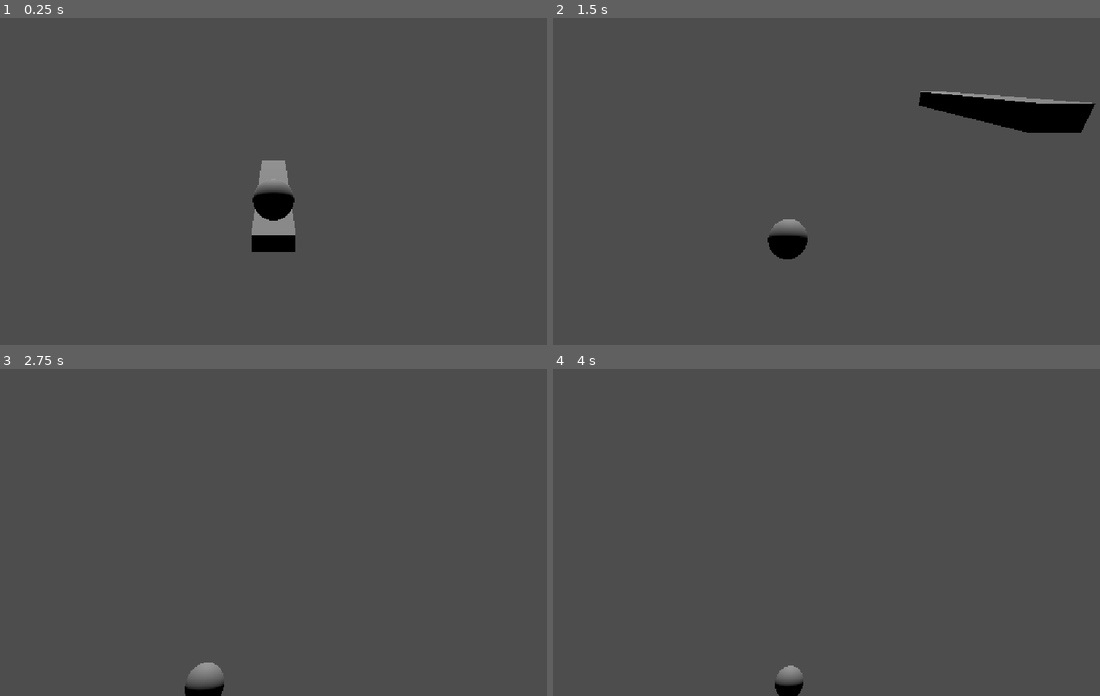
Above: before the commit, frames 1-4 (two rows, left to right).
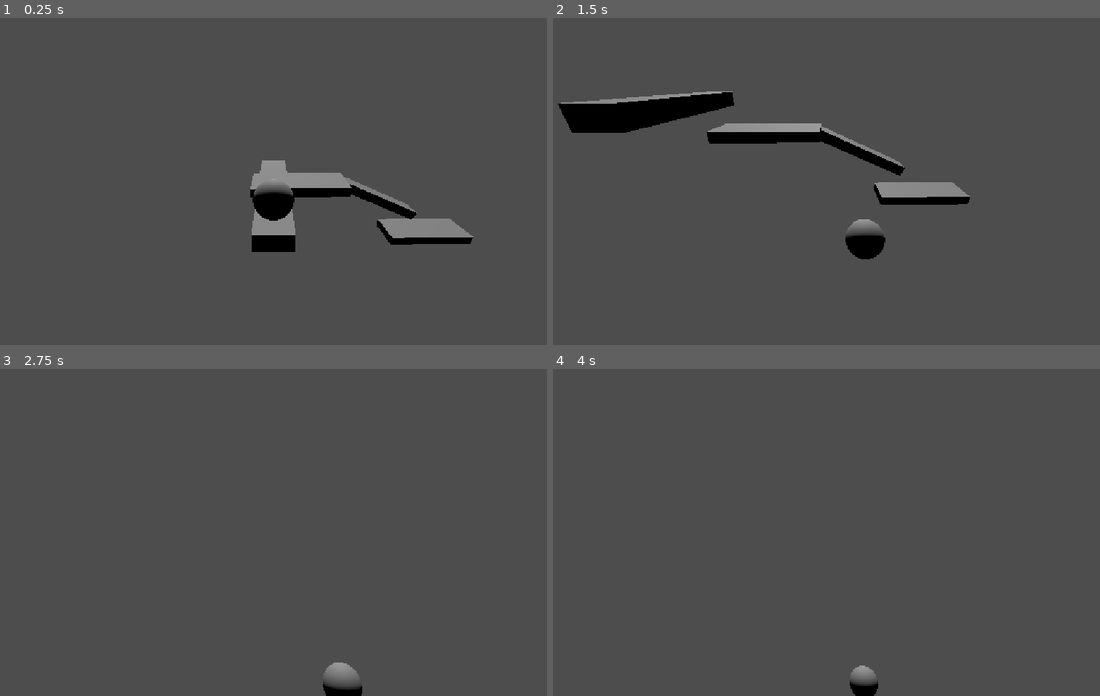
Above: after the commit, the same moments.

Repository: moisesc112/gnome-ball
Game: Godot game, scene res://scenes/levels/base_level.tscn
Same seed, same stepped clock (60 frames per second), same inputs: the game is played once before the commit and once after it.
Inputs:
- Up to frame 1 (0.25 s): no input
- Up to frame 2 (1.5 s): tap Enter at 0.5 s; hold D (Move_Right) 0.53-1.28 s; hold S (Move_Backward) from 1.28 s (still down)
- Up to frame 3 (2.75 s): release S (Move_Backward) at 2.03 s; hold D (Move_Right) from 2.03 s (still down)
- Up to frame 4 (4 s): release D (Move_Right) at 2.78 s; hold W (Move_Forward) 2.78-3.53 s; hold A (Move_Left) from 3.53 s (still down)

The runs differ from the first frame. In frame 1, 2.6% of the frame differs, in the area x 45-87%, y 47-70%; in frame 2, 9.4%, in the area x 0-100%, y 22-74%; in frame 3, 0.9%; in frame 4, 0.6%.

Commit message:
Added additional platforms

Diff:
--- a/scenes/levels/base_level.tscn
+++ b/scenes/levels/base_level.tscn
@@ -23,6 +23,61 @@
 [node name="CollisionShape3D" type="CollisionShape3D" parent="Platform" unique_id=495037481]
 shape = SubResource("BoxShape3D_4bcl2")
 
+[node name="Platform2" type="StaticBody3D" parent="." unique_id=237866770]
+transform = Transform3D(0.020408455, 0, -0.9997917, 0, 1, 0, 0.9997917, 0, 0.020408455, -1.3640618, -1.654947, 3.550898)
+physics_material_override = SubResource("PhysicsMaterial_sthun")
+
+[node name="MeshInstance3D" type="MeshInstance3D" parent="Platform2" unique_id=99452918]
+transform = Transform3D(1, 0, 0, 0, 0.5, 0, 0, 0, 5, 0, 0, 0)
+mesh = SubResource("BoxMesh_4bcl2")
+
+[node name="CollisionShape3D" type="CollisionShape3D" parent="Platform2" unique_id=1447393407]
+shape = SubResource("BoxShape3D_4bcl2")
+
+[node name="Platform3" type="StaticBody3D" parent="." unique_id=914490894]
+transform = Transform3D(0.020408455, 0, -0.9997917, 0, 1, 0, 0.9997917, 0, 0.020408455, -1.3640618, -1.654947, 4.542085)
+physics_material_override = SubResource("PhysicsMaterial_sthun")
+
+[node name="MeshInstance3D" type="MeshInstance3D" parent="Platform3" unique_id=2044032239]
+transform = Transform3D(1, 0, 0, 0, 0.5, 0, 0, 0, 5, 0, 0, 0)
+mesh = SubResource("BoxMesh_4bcl2")
+
+[node name="CollisionShape3D" type="CollisionShape3D" parent="Platform3" unique_id=219137974]
+shape = SubResource("BoxShape3D_4bcl2")
+
+[node name="Platform4" type="StaticBody3D" parent="." unique_id=1247795585]
+transform = Transform3D(0.015513673, -0.41421002, -0.9100491, 0.007993565, 0.910181, -0.4141338, 0.9998477, -0.0008497815, 0.017431254, -5.8939195, -2.713683, 4.542085)
+physics_material_override = SubResource("PhysicsMaterial_sthun")
+
+[node name="MeshInstance3D" type="MeshInstance3D" parent="Platform4" unique_id=376065739]
+transform = Transform3D(1, 0, 0, 0, 0.5, 0, 0, 0, 5, 0, 0, 0)
+mesh = SubResource("BoxMesh_4bcl2")
+
+[node name="CollisionShape3D" type="CollisionShape3D" parent="Platform4" unique_id=725993728]
+shape = SubResource("BoxShape3D_4bcl2")
+
+[node name="Platform5" type="StaticBody3D" parent="." unique_id=1965127834]
+transform = Transform3D(0.020408455, 0, -0.9997917, 0, 1, 0, 0.9997917, 0, 0.020408455, -9.727848, -5.5220747, 5.5352273)
+physics_material_override = SubResource("PhysicsMaterial_sthun")
+
+[node name="MeshInstance3D" type="MeshInstance3D" parent="Platform5" unique_id=1760957632]
+transform = Transform3D(1, 0, 0, 0, 0.5, 0, 0, 0, 5, 0, 0, 0)
+mesh = SubResource("BoxMesh_4bcl2")
+
+[node name="CollisionShape3D" type="CollisionShape3D" parent="Platform5" unique_id=281860743]
+shape = SubResource("BoxShape3D_4bcl2")
+
+[node name="Platform6" type="StaticBody3D" parent="." unique_id=523183767]
+transform = Transform3D(0.020408455, 0, -0.9997917, 0, 1, 0, 0.9997917, 0, 0.020408455, -9.727848, -5.5220747, 4.525714)
+physics_material_override = SubResource("PhysicsMaterial_sthun")
+
+[node name="MeshInstance3D" type="MeshInstance3D" parent="Platform6" unique_id=1318478885]
+transform = Transform3D(1, 0, 0, 0, 0.5, 0, 0, 0, 5, 0.03873539, 0, 0.0007915497)
+mesh = SubResource("BoxMesh_4bcl2")
+
+[node name="CollisionShape3D" type="CollisionShape3D" parent="Platform6" unique_id=642869784]
+shape = SubResource("BoxShape3D_4bcl2")
+
 [node name="Player" parent="." unique_id=120649697 instance=ExtResource("1_md458")]
 transform = Transform3D(1, 0, 0, 0, 1, 0, 0, 0, 1, 0, 0.68364704, -1.7587575)
 
--- a/scripts/player/player.gd
+++ b/scripts/player/player.gd
@@ -12,5 +12,5 @@
 
 func _physics_process(delta: float) -> void:
 	var input_dir := Input.get_vector("Move_Left", "Move_Right", "Move_Backward", "Move_Forward")
-	var gravity := Vector3(input_dir.x * tilt_strength, -9.8, input_dir.y * tilt_strength)
+	var gravity := Vector3(-input_dir.x * tilt_strength, -9.8, input_dir.y * tilt_strength)
 	apply_central_force(gravity * mass)
